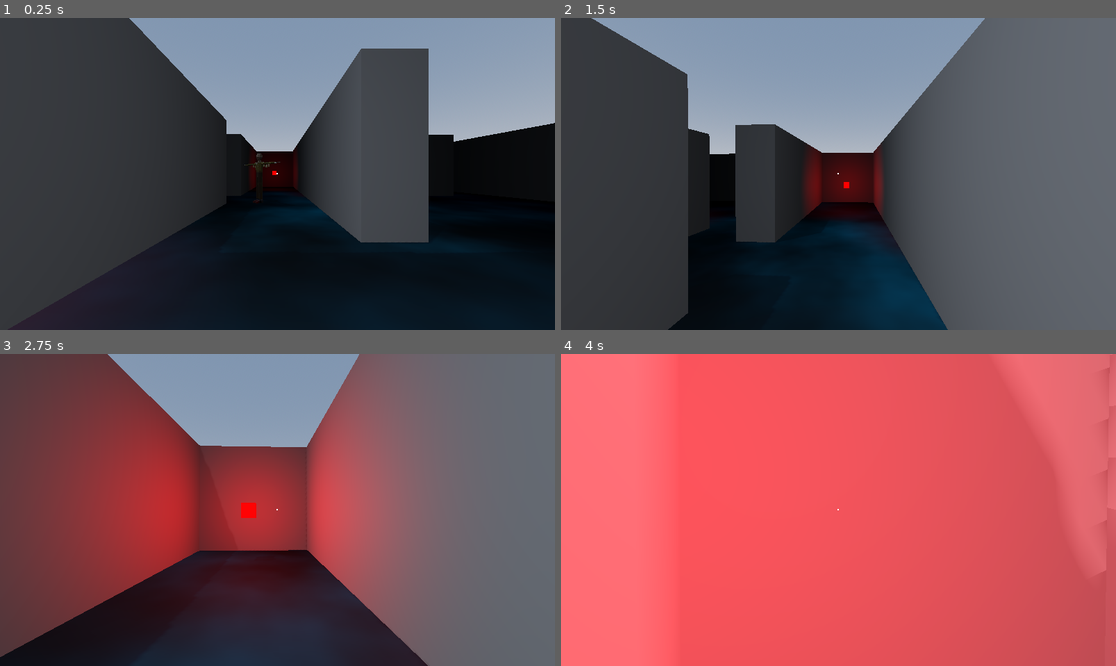
Above: before the commit, frames 1-4 (two rows, left to right).
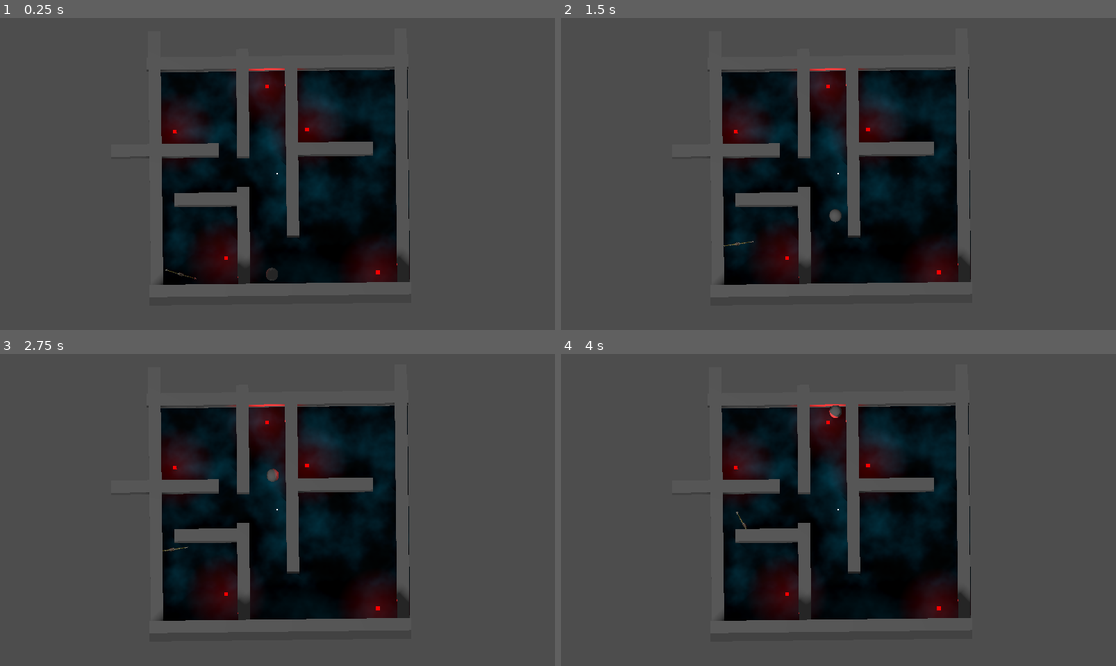
Above: after the commit, the same moments.

Repository: uniqueusername/burning-paper
Game: Godot game, scene res://levels/world2.tscn
Two runs of this game, one before a commit and one after it. Both use one fixed random seed, a clock stepped at 60 frames per second and the inputs below.
Inputs (mouse positions are in pixels of both pictures, inside the frame that each line leads up to):
- Up to frame 1 (0.25 s): no input
- Up to frame 2 (1.5 s): move the mouse to (866, 174) at 0.52 s; hold E (interact) 0.53-1.28 s; hold W (forward) from 0.53 s (still down); tap Space (jump) at 0.77 s; move the mouse to (810, 174) at 1.27 s; tap E (interact) at 1.35 s
- Up to frame 3 (2.75 s): keep holding W (forward); tap Space (jump) at 1.52 s; move the mouse to (288, 503) at 2.02 s; hold E (interact) from 2.03 s (still down)
- Up to frame 4 (4 s): keep holding W (forward); move the mouse to (832, 516) at 2.77 s; release E (interact) at 2.78 s; tap E (interact) at 2.85 s; tap Space (jump) at 3.02, 3.77 s; move the mouse to (877, 513) at 3.52 s; hold E (interact) from 3.53 s (still down)

The runs differ from the first frame. In frame 1, 74% of the frame differs, in the area x 0-100%, y 0-100%; in frame 2, 83%; in frame 3, 94%; in frame 4, 100%.

Commit message:
complete player tracking behavior for enemy

Diff:
--- a/levels/world2.tscn
+++ b/levels/world2.tscn
@@ -49,7 +49,7 @@
 emission_energy_multiplier = 4.54
 
 [sub_resource type="BoxShape3D" id="BoxShape3D_fx50m"]
-size = Vector3(1.6, 3, 3)
+size = Vector3(3.05867, 3, 3)
 
 [sub_resource type="StandardMaterial3D" id="StandardMaterial3D_0xlgp"]
 resource_local_to_scene = true
@@ -103,6 +103,9 @@
 vertices = PackedVector3Array(-2.8012, 3.50051, -10.4047, -3.0512, 3.50051, -10.9047, -3.8012, 3.50051, -10.9047, -4.05 …(4209 unchanged characters)…
 polygons = [PackedInt32Array(1, 0, 2), PackedInt32Array(2, 0, 3), PackedInt32Array(6, 5, 4), PackedInt32Array(8, 7, 9), …(2236 unchanged characters)…
 agent_radius = 0.1
+
+[sub_resource type="BoxShape3D" id="BoxShape3D_676kj"]
+size = Vector3(22.2327, 3.63464, 10.0232)
 
 [sub_resource type="BoxShape3D" id="BoxShape3D_ycf0h"]
 size = Vector3(2, 1.5, 2)
@@ -132,7 +135,7 @@
 collision_mask = 0
 
 [node name="CollisionShape3D" type="CollisionShape3D" parent="terminals/terminal/Area3D2"]
-transform = Transform3D(1, -9.40864e-20, 2.00704e-38, 9.40864e-20, 1, 0, -2.00704e-38, 0, 1, 4.26895, 0, 2.42454)
+transform = Transform3D(1, 1.05879e-22, 0, 9.96183e-42, 1, 0, 1.36914e-30, 0, 1, 4.99829, 0, 2.42454)
 shape = SubResource("BoxShape3D_fx50m")
 
 [node name="terminal2" parent="terminals" instance=ExtResource("2_bna8q")]
@@ -222,8 +225,16 @@
 [node name="world" parent="NavigationRegion3D" instance=ExtResource("7_aws66")]
 
 [node name="tposetaxman" parent="." instance=ExtResource("1_a7ntj")]
-transform = Transform3D(1, 0, 0, 0, 1, 0, 0, 0, 1, -1.24193, 0.224868, 0)
+transform = Transform3D(-0.7998, 0, 0.600267, 0, 1, 0, -0.600267, 0, -0.7998, -8.64694, 0.224868, 7.39047)
 script = ExtResource("2_oil8r")
+
+[node name="terminal_scanner" type="Area3D" parent="tposetaxman"]
+collision_layer = 4
+collision_mask = 0
+
+[node name="CollisionShape3D" type="CollisionShape3D" parent="tposetaxman/terminal_scanner"]
+transform = Transform3D(1, 0, 0, 0, 1, 0, 0, 0, 1, 0.629272, 1.31732, 5.10071)
+shape = SubResource("BoxShape3D_676kj")
 
 [node name="Area3D" type="Area3D" parent="tposetaxman"]
 transform = Transform3D(2, 0, 0, 0, 2, 0, 0, 0, 2, 0, 1.80885, 0)
@@ -233,29 +244,28 @@
 [node name="CollisionShape3D" type="CollisionShape3D" parent="tposetaxman/Area3D"]
 shape = SubResource("BoxShape3D_ycf0h")
 
+[node name="vision_cone" type="RayCast3D" parent="tposetaxman"]
+transform = Transform3D(1, 0, 0, 0, 1, 0, 0, 0, 1, 2.08165e-12, 0.5, 2.08165e-12)
+target_position = Vector3(2.08165e-12, 2.08165e-12, 100)
+collision_mask = 11
+collide_with_areas = true
+script = ExtResource("9_yyfxx")
+debug_rays_visible = true
+
+[node name="RayCast3D" type="RayCast3D" parent="tposetaxman/vision_cone"]
+visible = false
+collision_mask = 0
+
+[node name="RayCast3D2" type="RayCast3D" parent="tposetaxman/vision_cone"]
+transform = Transform3D(1, 0, 0, 0, 1, 0, 0, 0, 1, 1.23612, -0.224868, -0.00580764)
+visible = false
+collision_mask = 0
+
 [node name="start_movement" type="Timer" parent="tposetaxman"]
 wait_time = 0.1
 one_shot = true
 autostart = true
 
-[node name="vision_cone" type="RayCast3D" parent="tposetaxman"]
-transform = Transform3D(1, 0, 0, 0, 1, 0, 0, 0, 1, 0.00580788, 0, 0.00580764)
-target_position = Vector3(2.08165e-12, 2.08165e-12, 10)
-collision_mask = 8
-collide_with_areas = true
-collide_with_bodies = false
-script = ExtResource("9_yyfxx")
-debug_rays_visible = true
-
-[node name="RayCast3D" type="RayCast3D" parent="tposetaxman/vision_cone"]
-visible = false
-collision_mask = 0
-
-[node name="RayCast3D2" type="RayCast3D" parent="tposetaxman/vision_cone"]
-transform = Transform3D(1, 0, 0, 0, 1, 0, 0, 0, 1, 1.23612, -0.224868, -0.00580764)
-visible = false
-collision_mask = 0
-
 [node name="hack_timer" type="Timer" parent="tposetaxman"]
 wait_time = 3.0
 one_shot = true
@@ -265,12 +275,14 @@
 transform = Transform3D(0.999934, 0.0115004, -0.000652636, 0, 0.0566579, 0.998394, 0.0115189, -0.998327, 0.0566541, -0.592796, 21.5331, 0.127188)
 environment = SubResource("Environment_ip753")
 projection = 1
+current = true
 fov = 67.0
 size = 25.324
 
 [connection signal="win" from="terminal_manager" to="GPUParticles3D" method="_on_win"]
+[connection signal="end_tracking" from="tposetaxman" to="tposetaxman/vision_cone" method="_on_end_tracking"]
+[connection signal="retarget" from="tposetaxman/vision_cone" to="tposetaxman" method="_on_vision_cone_retarget"]
 [connection signal="timeout" from="tposetaxman/start_movement" to="tposetaxman" method="_on_timer_timeout"]
-[connection signal="retarget" from="tposetaxman/vision_cone" to="tposetaxman" method="_on_vision_cone_retarget"]
 [connection signal="timeout" from="tposetaxman/hack_timer" to="tposetaxman" method="_on_hack_timer_timeout"]
 
 [editable path="player"]
--- a/objects/auditor/auditor.gd
+++ b/objects/auditor/auditor.gd
@@ -1,14 +1,16 @@
 extends Node3D
+
+signal end_tracking
 
 @onready var default_3d_map_rid: RID = get_world_3d().get_navigation_map()
 @onready var terminals = get_tree().get_nodes_in_group("terminals")
 
 @export var target_position: Vector3 = Vector3(0, 0, 0)
 @export var floor_offset: float = 0.225
-var at_terminal = false
-var terminals_last_nearby = 0
+var at_terminal: bool = false
+var terminals_last_nearby: int = 0
 
-var movement_speed: float = 4.0
+var movement_speed: float = 2.0
 var movement_delta: float
 var path_point_margin: float = 0.5
 
@@ -33,6 +35,8 @@
 
 func _physics_process(delta):
 	if current_path.is_empty():
+		if $hack_timer.is_stopped():
+			set_new_path()
 		return
 
 	movement_delta = movement_speed * delta
@@ -49,16 +53,20 @@
 	current_path_point.y = floor_offset
 
 	var new_velocity: Vector3 = global_transform.origin.direction_to(current_path_point) * movement_delta
-
 	transform = transform.interpolate_with(transform.looking_at(current_path_point, Vector3(0, 1, 0), true), 0.1)
-
 	global_transform.origin = global_transform.origin.move_toward(global_transform.origin + new_velocity, movement_delta)
 
 	if $Area3D.get_overlapping_bodies().size() > terminals_last_nearby:
 		at_terminal = true
 
 	if at_terminal:
-		$hack_timer.start()
+		end_tracking.emit()
+		for body in $Area3D.get_overlapping_bodies():
+			if terminals.has(body) and body.active:
+				$hack_timer.start()
+			else:
+				set_new_path()
+				at_terminal = false
 
 	terminals_last_nearby = $Area3D.get_overlapping_bodies().size()
 
--- a/objects/auditor/vision_cone.gd
+++ b/objects/auditor/vision_cone.gd
@@ -2,17 +2,21 @@
 
 signal retarget
 
+@onready var terminals = get_tree().get_nodes_in_group("terminals")
+@onready var terminal_scanner = get_parent().get_node("terminal_scanner")
 @export var cone_width: float = 30 # degrees
 @export var num_rays: int = 30 # even
 @export var debug_rays_visible: bool = false
-var base_target_pos = Vector3(0, 0, 10)
+var base_target_pos: Vector3 = Vector3(0, 0, 10)
+var player_in_los: bool = false
+var tracking: bool = false
 
 func _ready():
 	$RayCast3D.visible = debug_rays_visible
 	$RayCast3D2.visible = debug_rays_visible
 
 func _physics_process(delta):
-		# visualization rays
+	# visualization rays
 	$RayCast3D.target_position = base_target_pos.rotated(Vector3.UP, deg_to_rad(cone_width))
 	$RayCast3D2.target_position = base_target_pos.rotated(Vector3.UP, -deg_to_rad(cone_width))
 
@@ -25,5 +29,30 @@
 		force_raycast_update()
 		if is_colliding():
 			var collider = get_collider()
-			if collider.get_parent().active:
+
+			# spotted player
+			if collider == %player:
+				player_in_los = true
+				retarget.emit(%player.global_position)
+				return
+
+			if player_in_los:
+				player_in_los = false
+				tracking = true
+				var bodies = terminal_scanner.get_overlapping_bodies()
+				if terminal_scanner.has_overlapping_bodies():
+					retarget.emit(bodies[randi() % bodies.size()])
+					return
+				else:
+					retarget.emit(terminals[randi() % terminals.size()])
+					return
+
+			# spotted hacked room
+			if (terminals.has(collider) and
+				collider.get_parent().active and
+				not tracking):
 				retarget.emit(collider.get_parent().global_position)
+				return
+
+func _on_end_tracking():
+	tracking = false
Not shown: 1 places in levels/world2.tscn that only renumber resources
